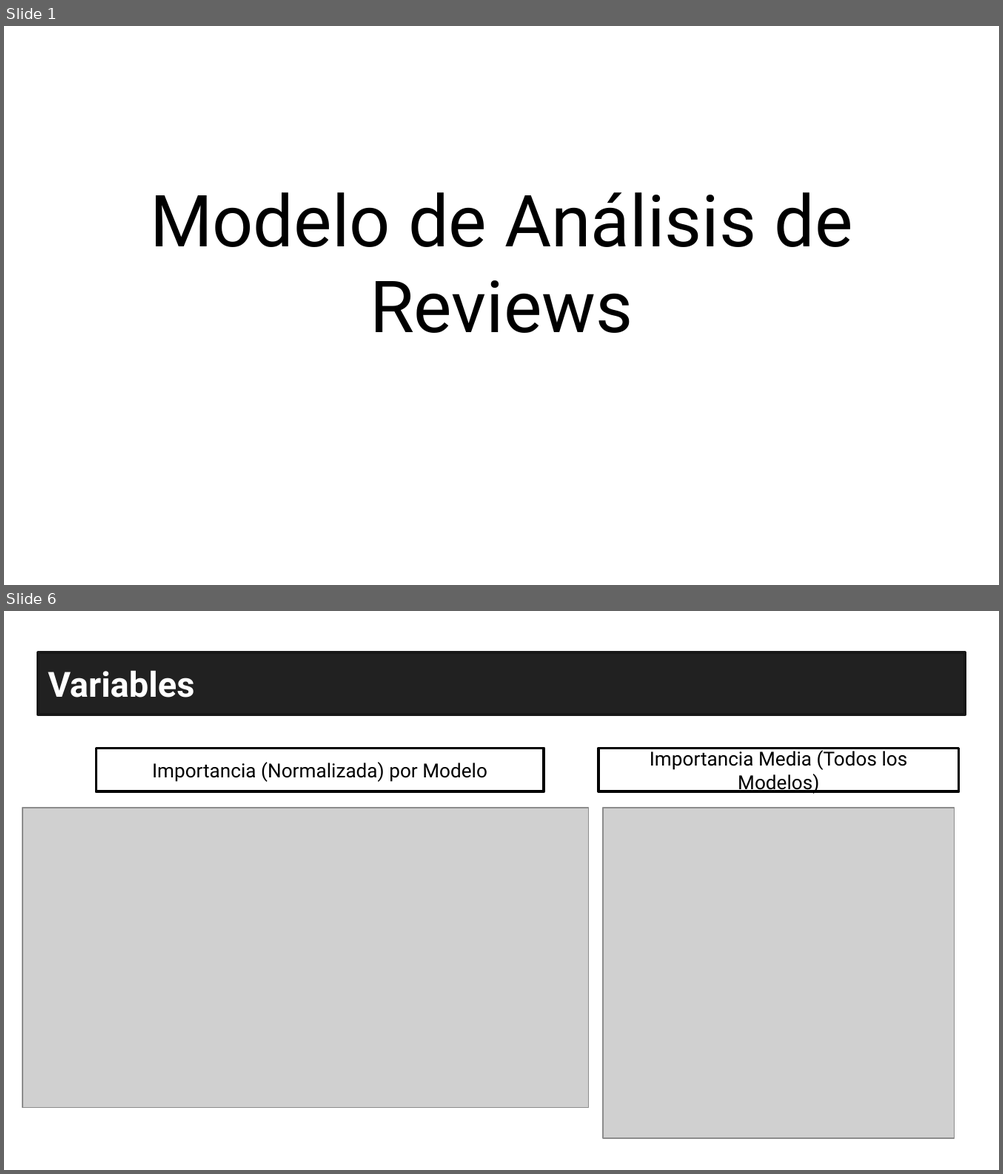
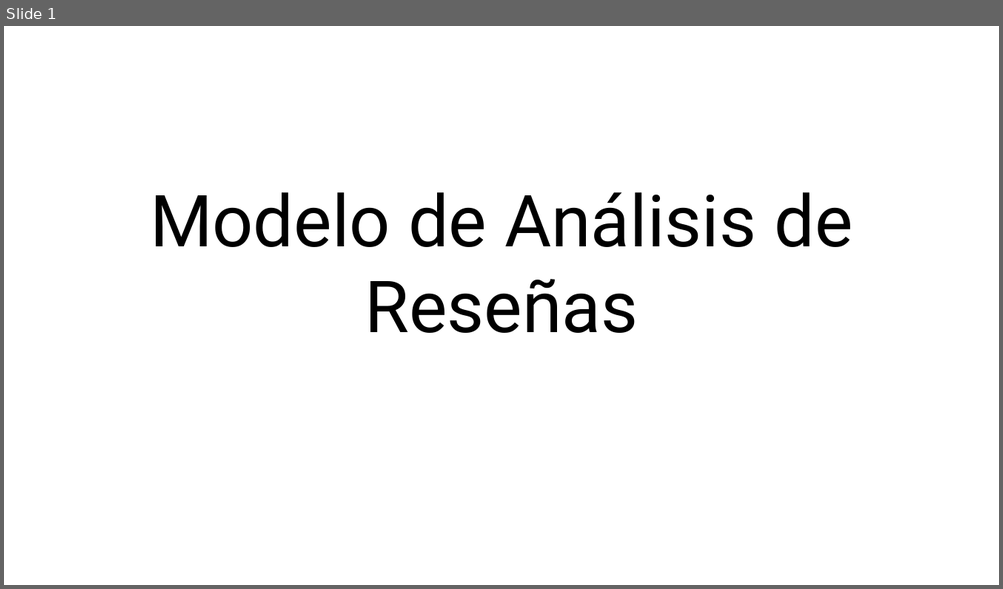
Before and after one commit to EnricPH/Evolve_NLP_Project, a slide deck: recursos/Presentación.pptx. Shown one above the other, each under a label of ours: slides 1 and 6 before the commit, slide 1 after it; the slides between them are not shown. The pictures are 1003x1174 and 1003x589 pixels, drawn with LibreOffice and Linux fonts; fonts in the diff are those of the drawing; grey boxes stand for pictures. Boxes give left, top, right and bottom in pixels: in the first picture for what was removed or moved away, otherwise in the second. Text is boxed around its words. In the diff, an @@ line names an element or a change of style, - is before the commit and + after.

```diff
--- a/recursos/Presentación.pptx
+++ b/recursos/Presentación.pptx
@@ slide 6 removed at (4, 611, 999, 1170), background #FFFFFF @@
@@ title removed at (48, 670, 194, 698) @@
-Variables
@@ rectangle removed at (96, 748, 544, 792) @@
-Importancia (Normalizada) por Modelo
@@ rectangle removed at (599, 748, 959, 792) @@
-Importancia Media (Todos los Modelos)
@@ picture removed at (23, 808, 589, 1108) @@
@@ picture removed at (603, 808, 954, 1139) @@
@@ slide 1 changed as well @@
@@ title at (150, 192, 852, 333): text changed @@
-Modelo de Análisis de Reviews
+Modelo de Análisis de Reseñas
```
Also in this commit, not shown: 1 other slide changed, 6 slides added, 4 other slides removed, 3 other files.
